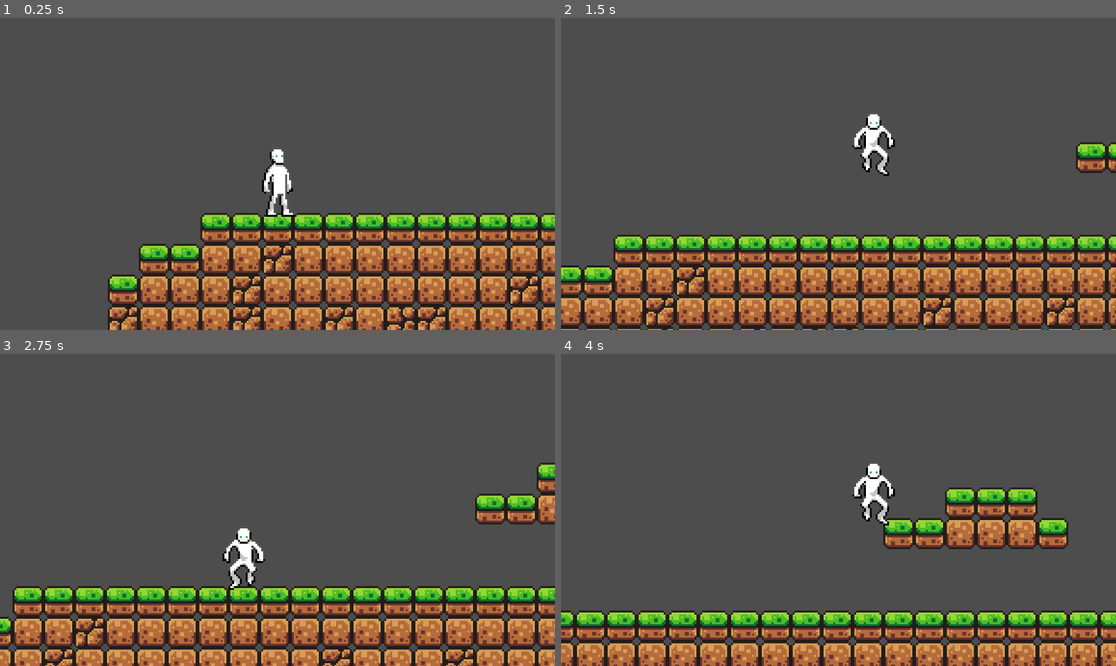
Above: before the commit, frames 1-4 (two rows, left to right).
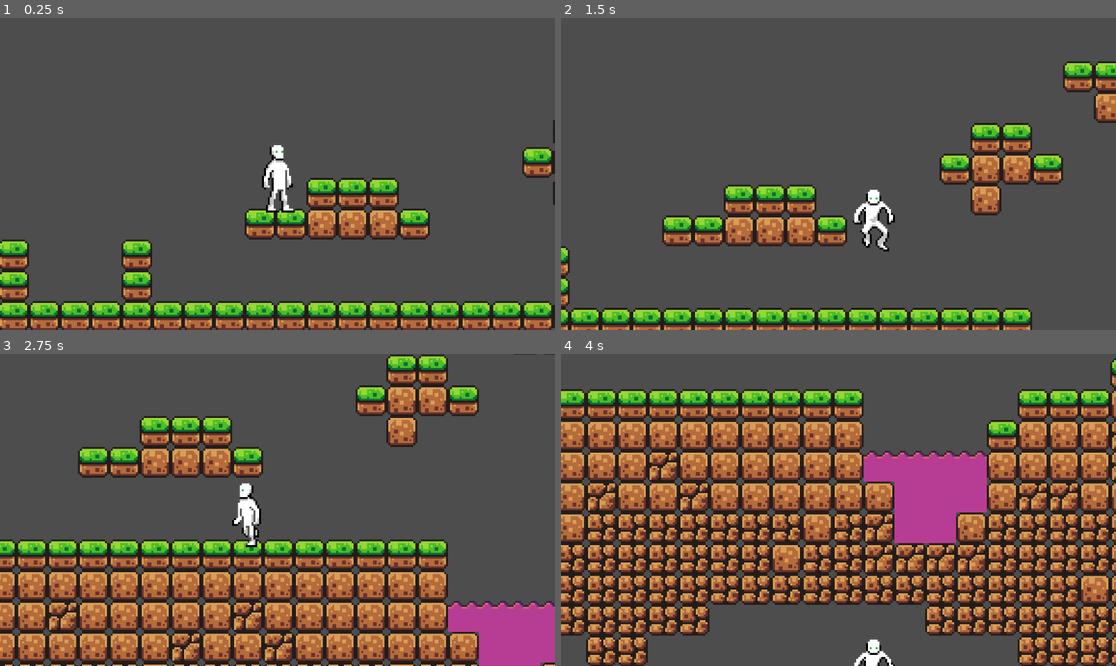
Above: after the commit, the same moments.

Repository: pnkmht135/HobbieFighter
Game: Godot game, scene res://scenes/game_root.tscn
Same seed, same stepped clock (60 frames per second), same inputs: the game is played once before the commit and once after it.
Inputs:
- Up to frame 1 (0.25 s): no input
- Up to frame 2 (1.5 s): hold Right (Move_right) from 0.53 s (still down); tap Space (Jump) at 0.6, 0.77, 1.07, 1.35 s
- Up to frame 3 (2.75 s): tap Space (Jump) at 1.52, 1.82, 2.1 s; release Right (Move_right) at 2.03 s; hold A (Move_left) from 2.03 s (still down)
- Up to frame 4 (4 s): release A (Move_left) at 2.78 s; hold Right (Move_right) from 2.78 s (still down); tap Space (Jump) at 2.85, 3.02, 3.32, 3.6, 3.77 s

The runs differ from the first frame. In frame 1, 32% of the frame differs, in the area x 0-100%, y 32-100%; in frame 2, 39%; in frame 3, 44%; in frame 4, 78%, in the area x 0-100%, y 1-100%.

Commit message:
added simple enemy which kills on contact with player, constantly moves forwards, jumps 1 or 2 block walls, turns at >2 block ledges or >2 block walls

Diff:
--- /dev/null
+++ b/scenes/enemy_simple.tscn
@@ -0,0 +1,138 @@
+[gd_scene load_steps=17 format=3 uid="uid://ms0tc24e110f"]
+
+[ext_resource type="Script" uid="uid://dphkeyakd0xdr" path="res://scripts/enemy_simple.gd" id="1_5uy6h"]
+[ext_resource type="Texture2D" uid="uid://sdl1yr4fpsgk" path="res://assets/Player/idle.png" id="1_md0e3"]
+[ext_resource type="Texture2D" uid="uid://djfowxke0m2cc" path="res://assets/Player/run.png" id="2_4ra3w"]
+[ext_resource type="PackedScene" uid="uid://dj1dhf6q37ntp" path="res://scenes/killzone.tscn" id="3_4ra3w"]
+
+[sub_resource type="RectangleShape2D" id="RectangleShape2D_md0e3"]
+size = Vector2(7, 30)
+
+[sub_resource type="RectangleShape2D" id="RectangleShape2D_5uy6h"]
+size = Vector2(11, 30)
+
+[sub_resource type="AtlasTexture" id="AtlasTexture_qhqgy"]
+atlas = ExtResource("1_md0e3")
+region = Rect2(0, 0, 20, 40)
+
+[sub_resource type="AtlasTexture" id="AtlasTexture_dqkch"]
+atlas = ExtResource("1_md0e3")
+region = Rect2(20, 0, 20, 40)
+
+[sub_resource type="AtlasTexture" id="AtlasTexture_qlg0r"]
+atlas = ExtResource("1_md0e3")
+region = Rect2(40, 0, 20, 40)
+
+[sub_resource type="AtlasTexture" id="AtlasTexture_tuyoq"]
+atlas = ExtResource("1_md0e3")
+region = Rect2(60, 0, 20, 40)
+
+[sub_resource type="AtlasTexture" id="AtlasTexture_d2wvv"]
+atlas = ExtResource("2_4ra3w")
+region = Rect2(150, 0, 30, 50)
+
+[sub_resource type="AtlasTexture" id="AtlasTexture_fjrip"]
+atlas = ExtResource("2_4ra3w")
+region = Rect2(30, 0, 30, 50)
+
+[sub_resource type="AtlasTexture" id="AtlasTexture_smehm"]
+atlas = ExtResource("2_4ra3w")
+region = Rect2(60, 0, 30, 50)
+
+[sub_resource type="AtlasTexture" id="AtlasTexture_ur7pv"]
+atlas = ExtResource("2_4ra3w")
+region = Rect2(90, 0, 30, 50)
+
+[sub_resource type="AtlasTexture" id="AtlasTexture_y4r1p"]
+atlas = ExtResource("2_4ra3w")
+region = Rect2(120, 0, 30, 50)
+
+[sub_resource type="SpriteFrames" id="SpriteFrames_5uy6h"]
+animations = [{
+"frames": [{
+"duration": 1.0,
+"texture": SubResource("AtlasTexture_qhqgy")
+}, {
+"duration": 1.0,
+"texture": SubResource("AtlasTexture_dqkch")
+}, {
+"duration": 1.0,
+"texture": SubResource("AtlasTexture_qlg0r")
+}, {
+"duration": 1.0,
+"texture": SubResource("AtlasTexture_tuyoq")
+}],
+"loop": true,
+"name": &"Idle",
+"speed": 2.0
+}, {
+"frames": [{
+"duration": 1.0,
+"texture": SubResource("AtlasTexture_d2wvv")
+}],
+"loop": true,
+"name": &"Jump",
+"speed": 5.0
+}, {
+"frames": [{
+"duration": 1.0,
+"texture": SubResource("AtlasTexture_fjrip")
+}, {
+"duration": 1.0,
+"texture": SubResource("AtlasTexture_smehm")
+}, {
+"duration": 1.0,
+"texture": SubResource("AtlasTexture_ur7pv")
+}, {
+"duration": 1.0,
+"texture": SubResource("AtlasTexture_y4r1p")
+}],
+"loop": true,
+"name": &"Run",
+"speed": 5.0
+}]
+
+[node name="enemy_simple" type="CharacterBody2D"]
+collision_mask = 5
+script = ExtResource("1_5uy6h")
+
+[node name="CollisionShape2D" type="CollisionShape2D" parent="."]
+position = Vector2(0.5, -11)
+shape = SubResource("RectangleShape2D_md0e3")
+
+[node name="RayCastWall" type="RayCast2D" parent="CollisionShape2D"]
+unique_name_in_owner = true
+position = Vector2(0.5, -16.5)
+target_position = Vector2(10, 0)
+
+[node name="RayCastLedgeRight" type="RayCast2D" parent="CollisionShape2D"]
+unique_name_in_owner = true
+position = Vector2(3.5, 14.5)
+target_position = Vector2(0, 45)
+
+[node name="RayCastLedgeLeft" type="RayCast2D" parent="CollisionShape2D"]
+unique_name_in_owner = true
+position = Vector2(-3.5, 14.5)
+target_position = Vector2(0, 45)
+
+[node name="RayCastJump" type="RayCast2D" parent="CollisionShape2D"]
+unique_name_in_owner = true
+position = Vector2(1, 9)
+target_position = Vector2(20, 0)
+
+[node name="Killzone (temp)" parent="." instance=ExtResource("3_4ra3w")]
+visible = false
+
+[node name="CollisionShape2D" type="CollisionShape2D" parent="Killzone (temp)"]
+position = Vector2(0.5, -12)
+shape = SubResource("RectangleShape2D_5uy6h")
+debug_color = Color(0.995213, 0, 0.209153, 0.42)
+
+[node name="AnimatedSprite2DEnemy" type="AnimatedSprite2D" parent="."]
+visible = false
+modulate = Color(0.165717, 0.327919, 1, 1)
+position = Vector2(0, -12)
+sprite_frames = SubResource("SpriteFrames_5uy6h")
+animation = &"Idle"
+autoplay = "Idle"
+frame_progress = 0.27389
--- a/scenes/game_root.tscn
+++ b/scenes/game_root.tscn
@@ -1,8 +1,9 @@
-[gd_scene load_steps=7 format=4 uid="uid://bm0oreiahb4wm"]
+[gd_scene load_steps=8 format=4 uid="uid://bm0oreiahb4wm"]
 
 [ext_resource type="PackedScene" uid="uid://bjismv0ossx4h" path="res://scenes/player.tscn" id="1_78s5d"]
 [ext_resource type="Texture2D" uid="uid://b10ibakmktcsa" path="res://assets/brackeys_platformer_assets/sprites/world_tileset.png" id="2_ni5ms"]
 [ext_resource type="PackedScene" uid="uid://dj1dhf6q37ntp" path="res://scenes/killzone.tscn" id="3_uebra"]
+[ext_resource type="PackedScene" uid="uid://ms0tc24e110f" path="res://scenes/enemy_simple.tscn" id="4_jb3nc"]
 
 [sub_resource type="TileSetAtlasSource" id="TileSetAtlasSource_uebra"]
 texture = ExtResource("2_ni5ms")
@@ -183,11 +184,11 @@
 
 [node name="Layer0" type="TileMapLayer" parent="."]
 use_parent_material = true
-tile_map_data = PackedByteArray("AAAAAAUAAAAAAAAAAAABAAUAAAA …(11472 unchanged characters)… AAAEAAABOAAQAAAAAAAEAAABSAP//AAAAAAEAAAA=")
+tile_map_data = PackedByteArray("AAAAAAUAAAAAAAAAAAABAAUAAAA …(11472 unchanged characters)… AAAEAAABOAAQAAAAAAAEAAABSAP//AAAAAAEAAAAHAAMAAAAAAAAAAAAHAAQAAAAAAAAAAAALAAMAAAAAAAAAAAALAAQAAAAAAAAAAAA3AAAAAAAHAAMAAAA2AP3/AAAHAAMAAABBAAIAAAAHAAMAAABBAAMAAAAHAAMAAABBAAQAAAAHAAMAAAA=")
 tile_set = SubResource("TileSet_jb3nc")
 
 [node name="Player" parent="." instance=ExtResource("1_78s5d")]
-position = Vector2(40, 63)
+position = Vector2(257, 19)
 
 [node name="Camera2D" type="Camera2D" parent="Player"]
 position = Vector2(0, -10)
@@ -200,3 +201,6 @@
 
 [node name="CollisionShape2D" type="CollisionShape2D" parent="Killzone"]
 shape = SubResource("WorldBoundaryShape2D_jb3nc")
+
+[node name="enemy" parent="." instance=ExtResource("4_jb3nc")]
+position = Vector2(238, 76)
--- a/scenes/player.tscn
+++ b/scenes/player.tscn
@@ -105,7 +105,7 @@
 sprite_frames = SubResource("SpriteFrames_fjrip")
 animation = &"Idle"
 autoplay = "Idle"
-frame_progress = 0.221861
+frame_progress = 0.23438
 
 [node name="Hitbox" type="Area2D" parent="."]
 collision_mask = 4
--- /dev/null
+++ b/scripts/enemy_simple.gd
@@ -0,0 +1,60 @@
+extends CharacterBody2D
+@onready var animated_sprite: AnimatedSprite2D = $AnimatedSprite2DEnemy
+@onready var raycast_wall: RayCast2D = %RayCastWall
+@onready var raycast_ledgeR: RayCast2D = %RayCastLedgeRight
+@onready var raycast_ledgeL: RayCast2D = %RayCastLedgeLeft
+@onready var raycast_jump: RayCast2D = %RayCastJump
+
+
+
+# NOTE !! Raycasting (and I assume of
+# slightly slower and less jumpy than player
+const SPEED = 90.0
+const JUMP_VELOCITY = -250.0
+const WALL_RAYCAST_LEN= 10
+
+var direction := 1 # 1 and -1 for where its facing, 0 if still ig
+
+
+func _physics_process(delta: float) -> void:
+	# Add the gravity.
+	if not is_on_floor():
+		velocity += get_gravity() * delta
+
+### enemy cannot change direction due to wall when falling ###
+	else:
+		# add wall detection logic
+		if raycast_wall.is_colliding():
+			direction = direction * (-1) # flip direction
+		elif raycast_jump.is_colliding():
+			velocity.y = JUMP_VELOCITY # If no wall in top half but wall at knees, jump
+	# add ledge detection logic
+	if 	not raycast_ledgeR.is_colliding(): # if ledge on right, turn left
+		direction=-1
+	if 	not raycast_ledgeL.is_colliding(): # if ledge on left, turn right
+		direction=1
+
+	#	Flip sprite according to movemebt direction
+	if direction > 0: # facing right
+		animated_sprite.flip_h= false
+		raycast_wall.target_position=Vector2(1, 0.0) * WALL_RAYCAST_LEN
+		raycast_jump.target_position=Vector2(1, 0.0) * WALL_RAYCAST_LEN*2
+		#raycast_wall.set_target_position()
+	elif direction<0: # facing left
+		animated_sprite.flip_h= true # ?change this so that it uses fresh spritesheet with proper shading
+		raycast_wall.target_position=Vector2(-1, 0.0) * WALL_RAYCAST_LEN
+		raycast_jump.target_position=Vector2(-1, 0.0) * WALL_RAYCAST_LEN*2
+		#raycast_wall.cast_to = Vector2(-10.0, 0.0) *100
+	# Play da correct animations
+	if is_on_floor():
+		if direction == 0:
+			animated_sprite.play("Idle")
+		else:
+			animated_sprite.play("Run")
+	else:
+		animated_sprite.play("Jump")
+
+	velocity.x = direction * SPEED
+		#velocity.x = move_toward(velocity.x, 0, SPEED)
+
+	move_and_slide()
--- a/scripts/player.gd
+++ b/scripts/player.gd
@@ -42,7 +42,7 @@
 	move_and_slide()
 
 
-# Death detection for environmental hazards (collision mask/layer 3)
+# Death detection for environmental hazards (collision mask/layer 3 using hitbox)
 func _on_hitbox_body_entered(body: Node2D) -> void:
 	#Engine.time_scale=0.5
 	print("you died! Environmental Hazard")
Binary file changed: assets/Player/idle.png
Not shown, added: scripts/enemy_simple.gd.uid
